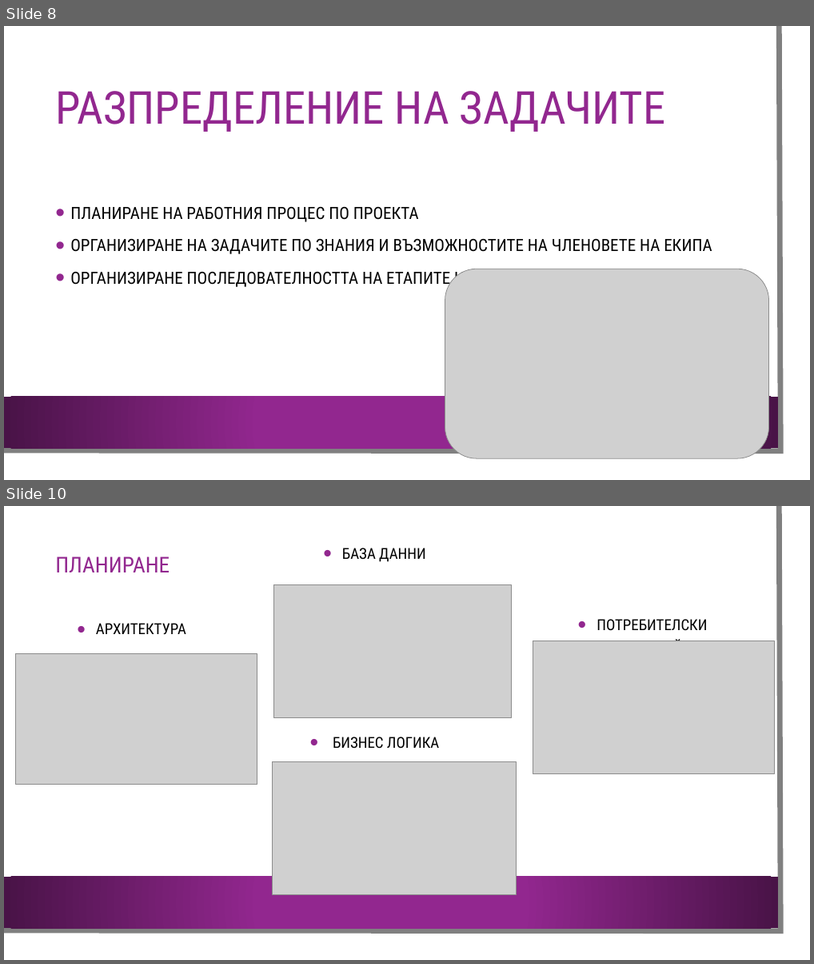
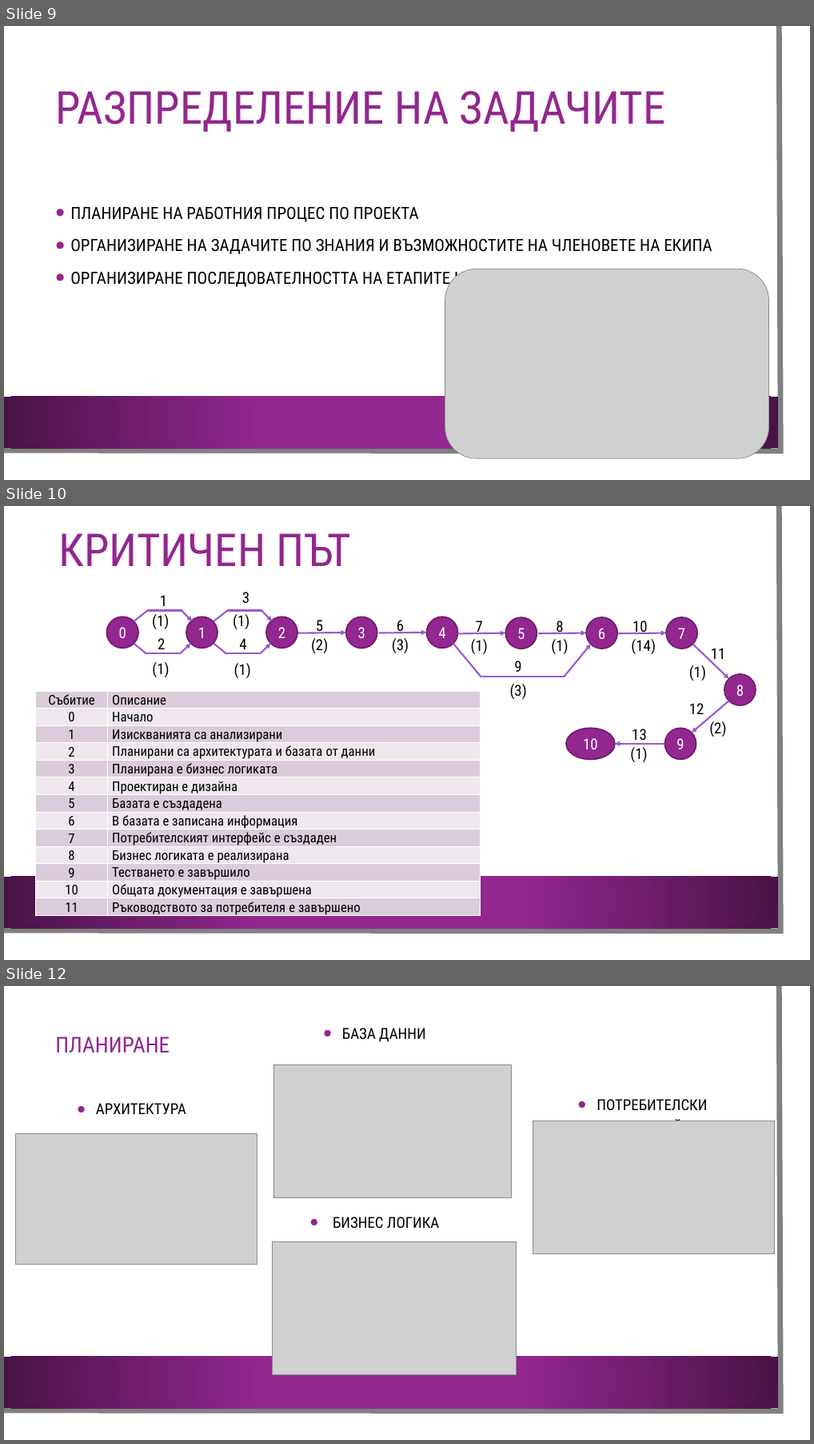
Before and after one commit to RadoslavKolev/DreamMovie, a slide deck: Документация/Презентация - Dream Movie.pptx. Shown one above the other, each under a label of ours: slides 8 and 10 before the commit, slides 9, 10 and 12 after it; the slides between them are not shown. The pictures are 814x964 and 814x1444 pixels, drawn with LibreOffice and Linux fonts; fonts in the diff are those of the drawing; grey boxes stand for pictures; background and template pictures are left out. Boxes give left, top, right and bottom in pixels: in the first picture for what was removed or moved away, otherwise in the second. Text is boxed around its words. In the diff, an @@ line names an element or a change of style, - is before the commit and + after.

```diff
--- a/Документация/Презентация - Dream Movie.pptx
+++ b/Документация/Презентация - Dream Movie.pptx
@@ slide 10 added at (4,506,810,960), background picture (left out); not listed: 3 template elements that a slide beside it also shows @@
@@ title added at (58,533,351,566), 54 pt, text #92278F @@
+КРИТИЧЕН ПЪТ
@@ table added at (35,691,480,919), 13 rows, 2 columns @@
+Събитие | Описание
+0 | Начало
+1 | Изискванията са анализирани
+2 | Планирани са архитектурата и базата от данни
+3 | Планирана е бизнес логиката
+4 | Проектиран е дизайна
+5 | Базата е създадена
+6 | В базата е записана информация
+7 | Потребителският интерфейс е създаден
+8 | Бизнес логиката е реализирана
+9 | Тестването е завършило
+10 | Общата документация е завършена
+11 | Ръководството за потребителя е завършено
@@ group added at (107,592,757,762): 26 texts, 13 arrows, 11 ellipses, 10 lines @@
+0
+1
+2
+(1)
+1
+(1)
+2
+4
+(1)
+3
+(1)
+5
+(2)
+3
+6
+(3)
+4
+7
+(1)
+5
+8
+(1)
+6
+9
+10
+(14)
+7
+11
+(1)
+8
+12
+(2)
+9
+13
+(1)
+10
+(3)
@@ what was slide 8 is now slide 9 @@
@@ what was slide 10 is now slide 12 @@
```
Also in this commit, not shown: 5 slides changed, 1 other slide added.
